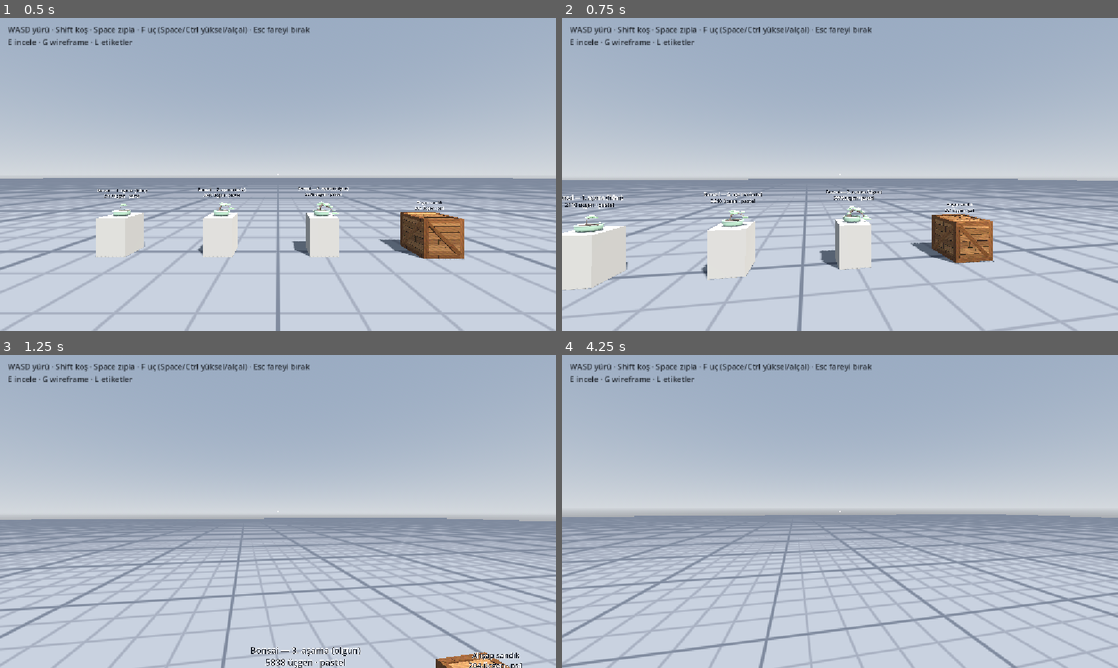
Above: before the commit, frames 1-4 (two rows, left to right).
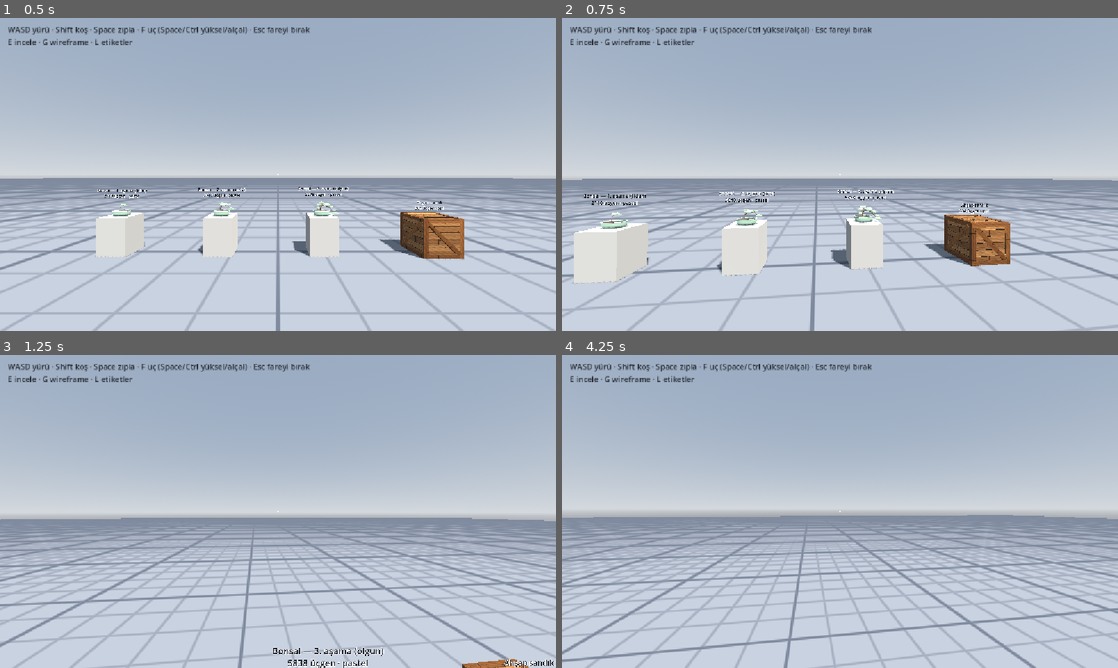
Above: after the commit, the same moments.

Repository: kirkahmmett/blender-test
Game: Godot game, scene res://experiments/exp03_gallery/exp03.tscn
Two runs of this game, one before a commit and one after it. Both use one fixed random seed, a clock stepped at 60 frames per second and the inputs below.
Inputs (mouse positions are in pixels of both pictures, inside the frame that each line leads up to):
- Up to frame 1 (0.5 s): no input
- Up to frame 2 (0.75 s): tap Enter at 0.5 s; move the mouse to (867, 174) at 0.52 s; hold W (move_forward) from 0.53 s (still down); hold E (inspect) from 0.53 s (still down)
- Up to frame 3 (1.25 s): keep holding W (move_forward); keep holding E (inspect); tap Space (jump) at 0.77 s
- Up to frame 4 (4.25 s): keep holding W (move_forward); move the mouse to (812, 511) at 1.27 s; release E (inspect) at 1.28 s; tap F (fly_toggle) at 1.35 s; tap Space (jump) at 1.52, 3.02, 3.77 s; tap E (inspect) at 1.55, 3.05, 3.8 s; move the mouse to (851, 505) at 2.02 s; hold E (inspect) 2.03-2.78 s; move the mouse to (834, 517) at 2.77 s; tap Shift (sprint) at 2.85 s; move the mouse to (878, 514) at 3.52 s; hold L (toggle_labels) from 3.53 s (still down); tap R (inspect_reset) at 4.15 s

Frame 1 is identical in both runs. In frame 2, 13% of the frame differs, in the area x 0-100%, y 51-100%; in frame 3, 14%; in frame 4, 14%, in the area x 0-100%, y 50-100%.

Commit message:
Fare bakışı düzeltmesi; galeri editörde de görünür (@tool)
- Fare bakışı çalışmıyordu: kilitli imleç ekran ortasında duruyor ve
  ortadaki nişangâh (ColorRect, MOUSE_FILTER_STOP) hareketi yutuyordu.
  Bakış ve inceleme yörüngesi _input'a taşındı, HUD fareyi geçiriyor.
- Hassasiyet pencere boyutuna bağlı değişmesin diye screen_relative.
- Galeri @tool: stüdyo ve sergiler editörde de kurulur (kaydedilmeyen
  "Generated" düğümü), Inspector'da "Galeriyi yenile" düğmesi.

Co-Authored-By: Claude Opus 5.5 <noreply@anthropic.com>

Diff:
--- a/experiments/exp03_gallery/gallery.gd
+++ b/experiments/exp03_gallery/gallery.gd
@@ -1,8 +1,14 @@
+@tool
 extends Node3D
 ## exp03 — prop galerisi. assets/models/ içindeki her .glb'yi tarar ve bir sıra halinde dizer.
 ## Stil ve yerleşim Blender'dan gelen bilgiden okunur (PropStyle.extras):
 ##   prop_style: "ps1" | "pastel"   prop_placement: "floor" | "pedestal"   prop_name: görünen ad
 ## Bilgisi olmayan model PS1 stiliyle yere konur. Yeni bir .glb eklemek galeriye eklemek demektir.
+##
+## @tool: stüdyo ve sergiler editörde de kurulur (karakter, HUD ve inceleme yalnızca oyunda).
+## Hepsi sahibi (owner) olmayan "Generated" düğümünün altındadır, yani sahne dosyasına
+## kaydedilmez; her açılışta yeniden kurulur. Yeni .glb sonrası Inspector'daki
+## "Galeriyi yenile" düğmesi yeter.
 
 const MODELS_DIR := "res://assets/models/"
 const GRID_SHADER := preload("res://shared/shaders/grid_floor.gdshader")
@@ -19,11 +25,19 @@
 }
 
 ## Galeriye alınmayacak modeller (dosya adı, uzantısız).
-@export var exclude: PackedStringArray = ["test_cube"]
+@export var exclude: PackedStringArray = ["test_cube"]:
+	set(value):
+		exclude = value
+		if is_node_ready():
+			_rebuild()
+
+@export_tool_button("Galeriyi yenile", "Reload") var rebuild_button := _rebuild
 
 var player: FpsPlayer
 var inspector: PropInspector
 var exhibits: Array[Node3D] = []
+
+var _generated: Node3D  # stüdyo + sergiler; kaydedilmez
 
 var _aimed: Node3D  # nişangâhın üstünde olduğu sergi
 var _labels: Array[Label3D] = []
@@ -34,12 +48,16 @@
 
 
 func _ready() -> void:
+	if Engine.is_editor_hint():
+		_rebuild()
+		set_physics_process(false)
+		return
+
 	# wireframe görünümü, mesh'ler yüklenmeden önce açılmalı
 	RenderingServer.set_debug_generate_wireframes(true)
 	FpsPlayer.ensure_actions(ACTIONS)
 
-	_build_studio()
-	_place_props(_model_paths())
+	_rebuild()
 	_build_hud()
 
 	player = FpsPlayer.new()
@@ -51,7 +69,24 @@
 	inspector.closed.connect(_on_inspector_closed)
 
 
+## Stüdyoyu ve sergileri (yeniden) kur.
+func _rebuild() -> void:
+	if _generated:
+		_generated.free()
+	exhibits.clear()
+	_labels.clear()
+	_generated = Node3D.new()
+	_generated.name = "Generated"
+	add_child(_generated)
+	_build_studio()
+	_place_props(_model_paths())
+	if not Engine.is_editor_hint() and _help:
+		_refresh_overlay()
+
+
 func _unhandled_input(event: InputEvent) -> void:
+	if Engine.is_editor_hint() or player == null:
+		return
 	if event.is_action_pressed("toggle_wireframe"):
 		var vp := get_viewport()
 		vp.debug_draw = Viewport.DEBUG_DRAW_DISABLED if vp.debug_draw == Viewport.DEBUG_DRAW_WIREFRAME \
@@ -133,7 +168,7 @@
 	var spans: Array[Vector2] = []  # sergi başına (sol, sağ) x sınırı
 	for path in paths:
 		var exhibit := _make_exhibit(path)
-		add_child(exhibit)
+		_generated.add_child(exhibit)
 		exhibits.append(exhibit)
 		var box := PropStyle.local_aabb(exhibit)
 		_add_label(exhibit, box)
@@ -257,7 +292,7 @@
 	plane.material = floor_mat
 	floor_mesh.mesh = plane
 	floor_body.add_child(floor_mesh)
-	add_child(floor_body)
+	_generated.add_child(floor_body)
 
 	var sky_mat := ProceduralSkyMaterial.new()
 	sky_mat.sky_top_color = Color(0.6, 0.67, 0.76)
@@ -273,7 +308,7 @@
 	env.ambient_light_energy = 0.45
 	var world_env := WorldEnvironment.new()
 	world_env.environment = env
-	add_child(world_env)
+	_generated.add_child(world_env)
 
 	var sun := DirectionalLight3D.new()
 	sun.rotation_degrees = Vector3(-55.0, 35.0, 0.0)
@@ -281,7 +316,7 @@
 	sun.light_energy = 0.75
 	sun.shadow_enabled = true
 	sun.directional_shadow_max_distance = 30.0
-	add_child(sun)
+	_generated.add_child(sun)
 
 
 func _build_hud() -> void:
@@ -290,6 +325,7 @@
 	add_child(layer)
 
 	_crosshair = ColorRect.new()
+	_crosshair.mouse_filter = Control.MOUSE_FILTER_IGNORE  # ekran ortasında; fareyi yutmasın
 	_crosshair.color = Color(1, 1, 1, 0.8)
 	_crosshair.size = Vector2(4, 4)
 	_crosshair.set_anchors_preset(Control.PRESET_CENTER)
--- a/shared/scripts/fps_player.gd
+++ b/shared/scripts/fps_player.gd
@@ -72,14 +72,23 @@
 	Input.mouse_mode = Input.MOUSE_MODE_CAPTURED
 
 
+## Fare bakışı _input'ta: kilitli imleç ekranın ortasında durur ve oradaki bir arayüz
+## öğesi (ör. nişangâh) hareketi _unhandled_input'a ulaşmadan yutabilir.
+## Yatayda sınırsız (360°), dikeyde ±89°. screen_relative: hassasiyet pencere boyutuna
+## (canvas_items ölçeklemesine) bağlı değişmesin.
+func _input(event: InputEvent) -> void:
+	if not controls_enabled or not event is InputEventMouseMotion \
+			or Input.mouse_mode != Input.MOUSE_MODE_CAPTURED:
+		return
+	var motion := event as InputEventMouseMotion
+	rotate_y(-motion.screen_relative.x * mouse_sensitivity)
+	camera.rotation.x = clampf(camera.rotation.x - motion.screen_relative.y * mouse_sensitivity, -1.55, 1.55)
+
+
 func _unhandled_input(event: InputEvent) -> void:
 	if not controls_enabled:
 		return
-	if event is InputEventMouseMotion and Input.mouse_mode == Input.MOUSE_MODE_CAPTURED:
-		var motion := event as InputEventMouseMotion
-		rotate_y(-motion.relative.x * mouse_sensitivity)
-		camera.rotation.x = clampf(camera.rotation.x - motion.relative.y * mouse_sensitivity, -1.55, 1.55)
-	elif event is InputEventMouseButton and (event as InputEventMouseButton).pressed \
+	if event is InputEventMouseButton and (event as InputEventMouseButton).pressed \
 			and Input.mouse_mode != Input.MOUSE_MODE_CAPTURED:
 		Input.mouse_mode = Input.MOUSE_MODE_CAPTURED
 	elif event.is_action_pressed("ui_cancel"):
--- a/shared/scripts/prop_inspector.gd
+++ b/shared/scripts/prop_inspector.gd
@@ -71,11 +71,12 @@
 	return _radius / sin(deg_to_rad(camera.fov * 0.5)) * 1.1
 
 
-func _unhandled_input(event: InputEvent) -> void:
+## Fare _input'ta: imleç ortadayken arayüz öğeleri olayı yutamasın (bkz. FpsPlayer._input).
+func _input(event: InputEvent) -> void:
 	if not active or _closing:
 		return
 	if event is InputEventMouseMotion:
-		var rel := (event as InputEventMouseMotion).relative
+		var rel := (event as InputEventMouseMotion).screen_relative  # pencere ölçeğinden bağımsız
 		_yaw -= rel.x * mouse_sensitivity
 		_pitch = clampf(_pitch + rel.y * mouse_sensitivity, PITCH_MIN, PITCH_MAX)
 	elif event is InputEventMouseButton and (event as InputEventMouseButton).pressed:
@@ -84,7 +85,17 @@
 			_dist = maxf(_dist * ZOOM_STEP, _radius * 1.05)
 		elif button == MOUSE_BUTTON_WHEEL_DOWN:
 			_dist = minf(_dist / ZOOM_STEP, _radius * 8.0)
-	elif event.is_action_pressed("inspect_reset"):
+		else:
+			return
+	else:
+		return
+	get_viewport().set_input_as_handled()
+
+
+func _unhandled_input(event: InputEvent) -> void:
+	if not active or _closing:
+		return
+	if event.is_action_pressed("inspect_reset"):
 		_yaw = _start_yaw
 		_pitch = START_PITCH
 		_dist = _fit_distance()
@@ -133,6 +144,7 @@
 	layer.layer = 2
 	add_child(layer)
 	_panel = PanelContainer.new()
+	_panel.mouse_filter = Control.MOUSE_FILTER_IGNORE
 	_panel.grow_horizontal = Control.GROW_DIRECTION_BEGIN  # metin uzayınca sola doğru büyüsün
 	var style := StyleBoxFlat.new()
 	style.bg_color = Color(0.08, 0.09, 0.11, 0.72)
--- a/shared/scripts/prop_style.gd
+++ b/shared/scripts/prop_style.gd
@@ -1,3 +1,4 @@
+@tool
 class_name PropStyle
 ## Proplara stil shader'ı uygular ve Blender'dan gelen prop bilgisini okur.
 ## model_spinner ve galeri ortak kullanır.
Not shown, changed: CLAUDE.md
